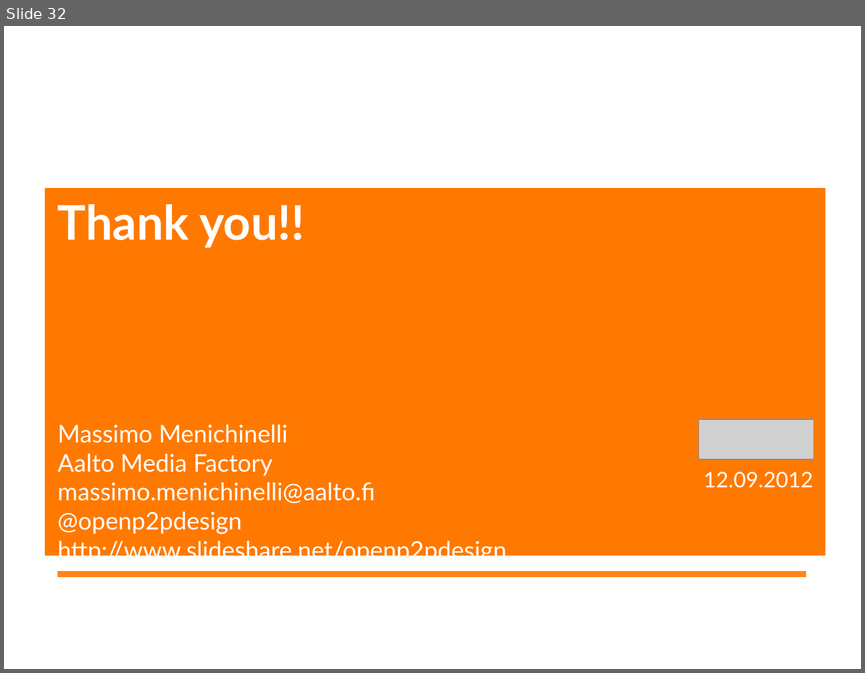
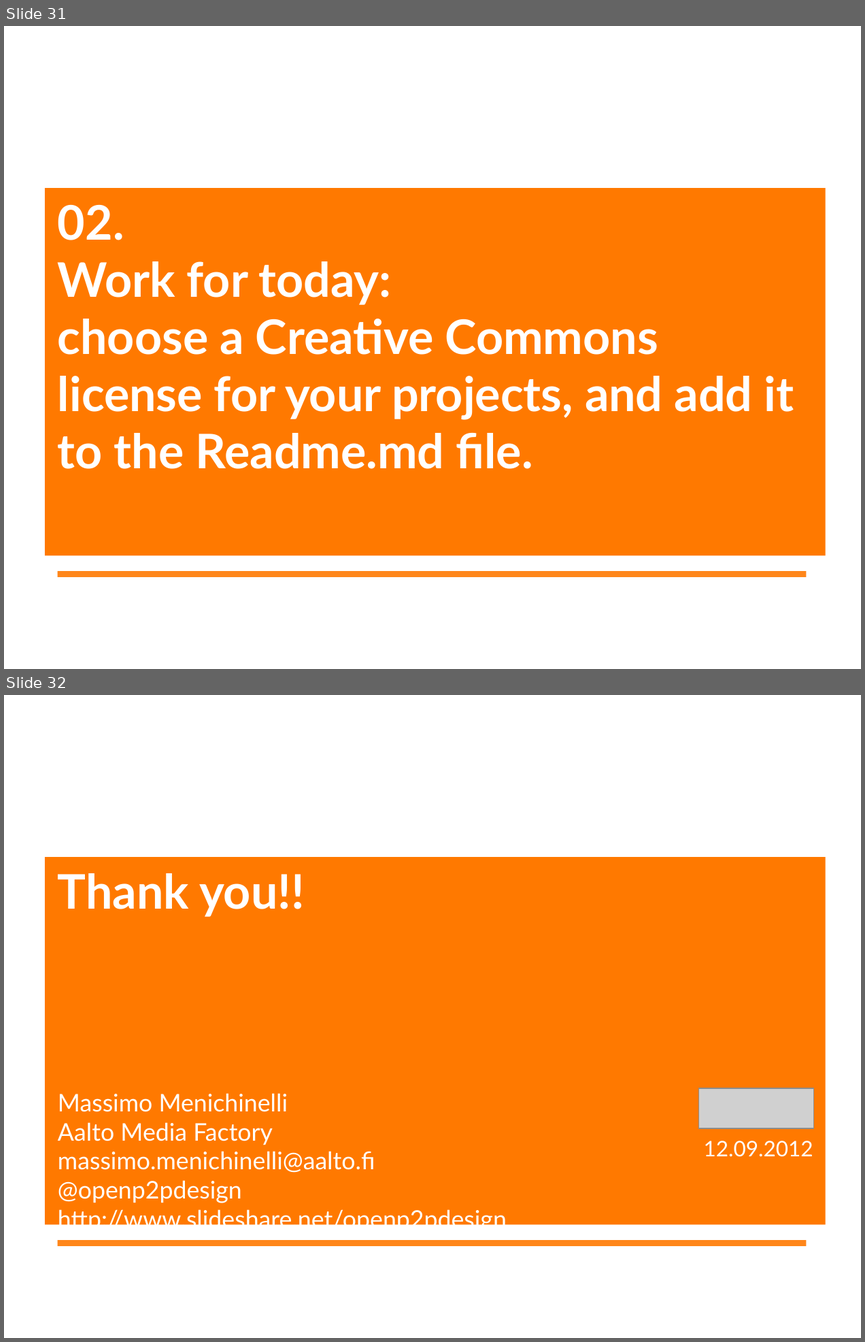
Before and after one commit to DesigningOpenInnovation/Slides, a slide deck: libreoffice/DesigningOpenInnovation.04__IP.odp. Shown one above the other, each under a label of ours: slide 32 before the commit, slides 31 and 32 after it. The pictures are 865x673 and 865x1342 pixels, drawn with LibreOffice and Linux fonts; fonts in the diff are those of the drawing; grey boxes stand for pictures; background and template pictures are left out. Boxes give left, top, right and bottom in pixels: in the first picture for what was removed or moved away, otherwise in the second. Text is boxed around its words. In the diff, an @@ line names an element or a change of style, - is before the commit and + after.

```diff
--- a/libreoffice/DesigningOpenInnovation.04__IP.odp
+++ b/libreoffice/DesigningOpenInnovation.04__IP.odp
@@ slide 31 added at [4,26,861,669], background #FFFFFF; not listed: 2 template elements that a slide beside it also shows @@
@@ title added at [58,205,794,469], 40 pt, text #FFFFFF, bold @@
+02.
+Work for today:
+choose a Creative Commons license for your projects, and add it to the Readme.md file.
```
Also in this commit, not shown: 1 slide removed.
